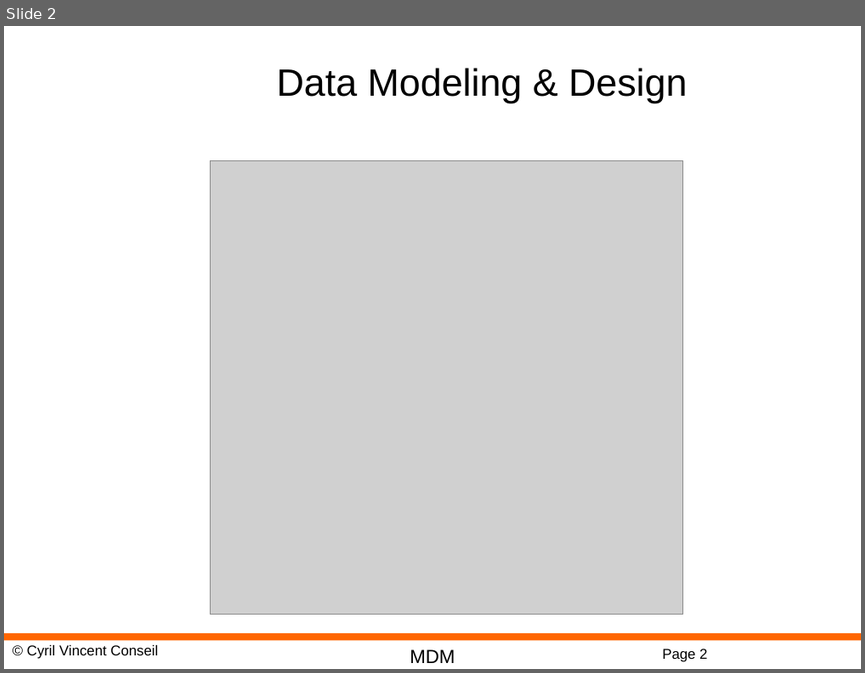
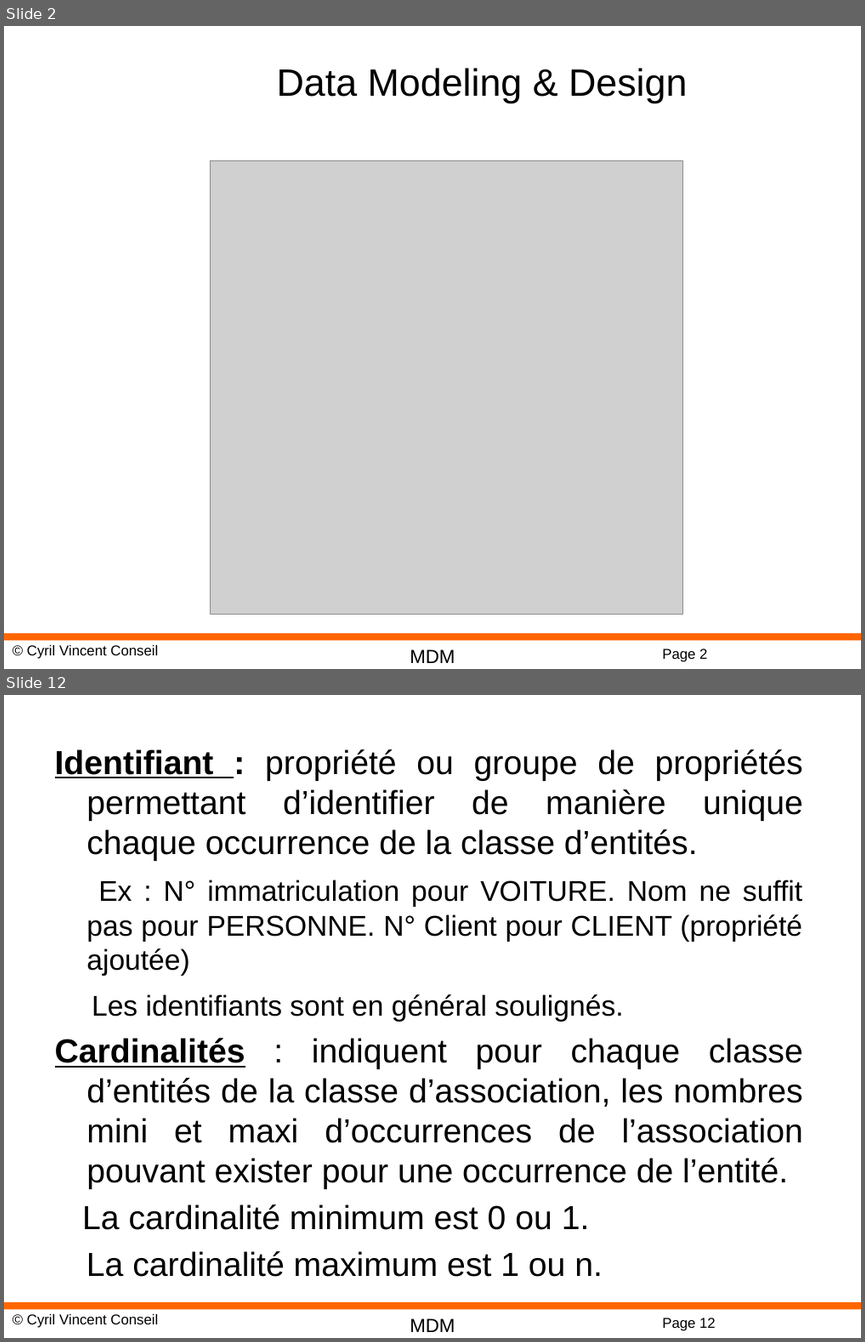
Before and after one commit to cyrilvincent/mdm, a slide deck: DM05-Design.pptx. Shown one above the other, each under a label of ours: slide 2 before the commit, slides 2 and 12 after it; the slides between them are not shown. The pictures are 865x673 and 865x1342 pixels, drawn with LibreOffice and Linux fonts; fonts in the diff are those of the drawing; grey boxes stand for pictures; background and template pictures are left out. Boxes give left, top, right and bottom in pixels: in the first picture for what was removed or moved away, otherwise in the second. Text is boxed around its words. In the diff, an @@ line names an element or a change of style, - is before the commit and + after.

```diff
--- a/DM05-Design.pptx
+++ b/DM05-Design.pptx
@@ slide 12 added at (4,695,861,1338), background #FFFFFF; not listed: 4 template elements that a slide beside it also shows @@
@@ text added at (55,749,803,1276), 28 pt, text #000000 @@
+Identifiant : propriété ou groupe de propriétés permettant d’identifier de manière unique chaque occurrence de la classe d’entités.
+Ex : N° immatriculation pour VOITURE. Nom ne suffit pas pour PERSONNE. N° Client pour CLIENT (propriété ajoutée)
+Les identifiants sont en général soulignés.
+Cardinalités : indiquent pour chaque classe d’entités de la classe d’association, les nombres mini et maxi d’occurrences de l’association pouvant exister pour une occurrence de l’entité.
+La cardinalité minimum est 0 ou 1.
+La cardinalité maximum est 1 ou n.
```
Also in this commit, not shown: 1 slide changed, 58 other slides added, 3 slides removed, 32 other files.
